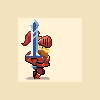
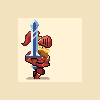
Two versions of the same layered image (100 x 100). Layer-by-layer changes:
pixels changed over [40, 58, 44, 62] (layer not identified)